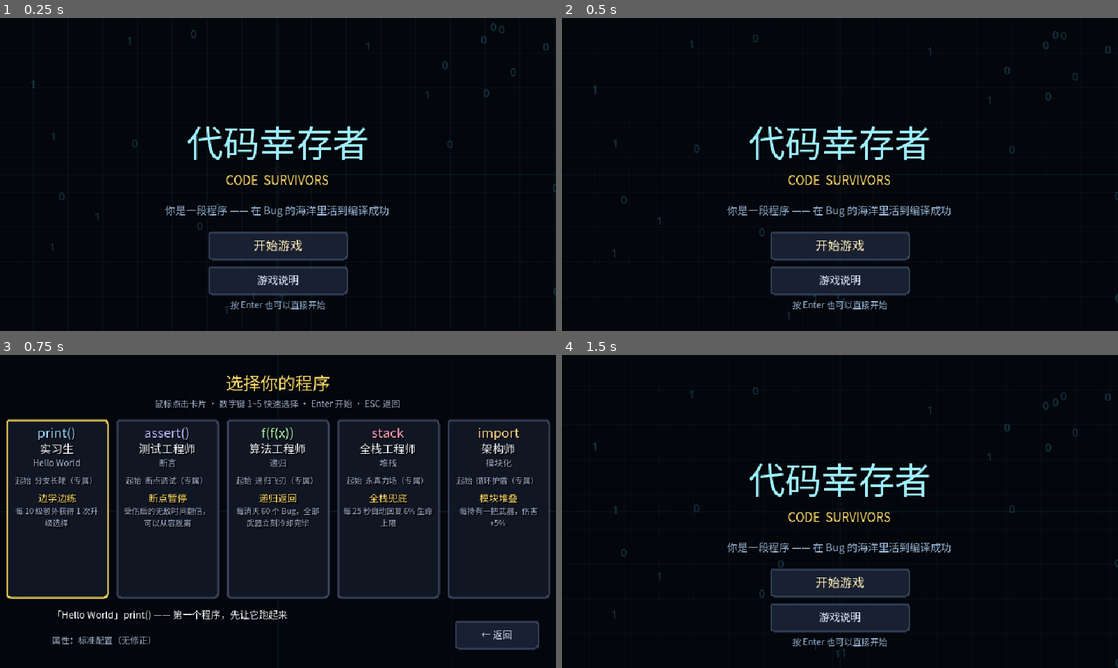
Above: before the commit, frames 1-4 (two rows, left to right).
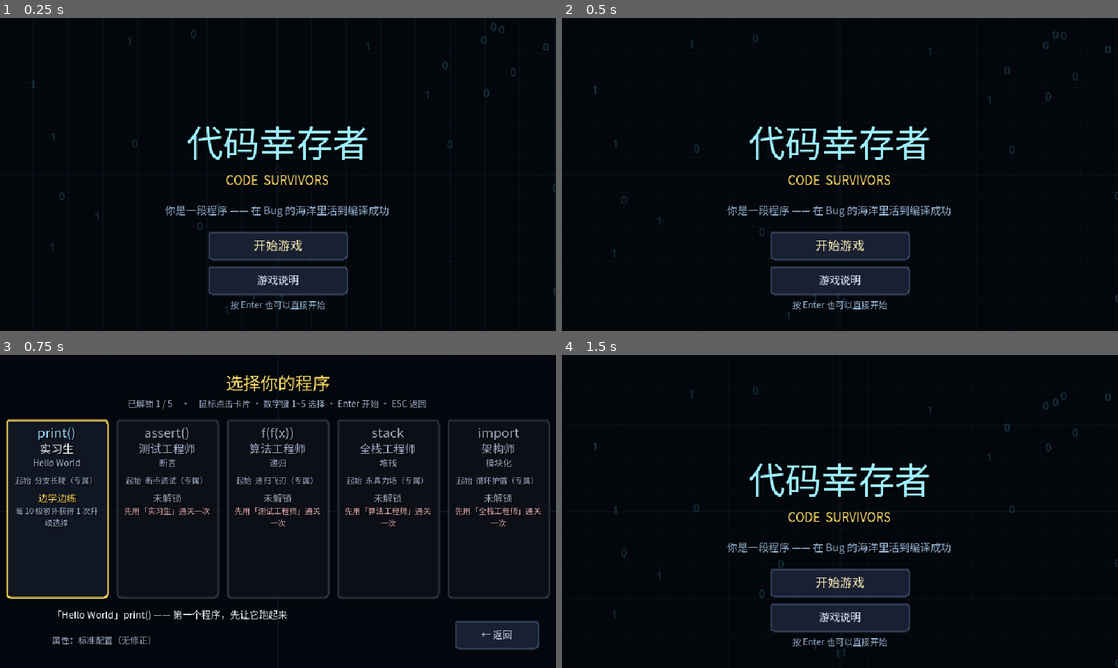
Above: after the commit, the same moments.

Repository: xy5945/CodeSurvivors
Game: Godot game, scene res://main.tscn
The game is run twice, just before and just after one commit, with the same random seed, the same clock (stepped at 60 frames per second) and the same inputs.
Inputs:
- Up to frame 1 (0.25 s): no input
- Up to frame 2 (0.5 s): no input
- Up to frame 3 (0.75 s): click "开始游戏" at 0.5 s
- Up to frame 4 (1.5 s): click "← 返回" at 1.25 s

Frames 1-2 are identical in both runs. In frame 3, 4.7% of the frame differs, in the area x 21-99%, y 14-78%; in frame 4, nothing differs.

Commit message:
角色解锁链 + 存档 + 难度系数（敌人血量 0.8~1.2）
解锁：初始只有第 1 个「实习生」，用第 n 个通关才开第 n+1 个 ——
  不是"任意角色通关开下一个"，否则一路用最简单的角色就能刷开全部，
  难度递增就没了意义。存档 core/save_data.gd（ConfigFile → user://save.cfg），
  static var 跨 reload_current_scene 存活；懒加载兜住"子节点 _ready 早于 main"。
难度：每个角色 diff 字段 0.8/0.9/1.0/1.1/1.2，**只作用于敌人血量**
  （Sim.enemy_hp = 基础 × 时间成长 × 难度，刷怪/Boss/精英分裂全走这一处）；
  不动速度/伤害/数量 —— 那几样一动，"这局难在哪"就说不清了。
选人界面：锁着的卡片压暗灰框，特性换成"未解锁"+ 解锁条件，副标题显示
  "已解锁 n/5"；点锁着的角色不给进并重申条件；打开时重画卡片（通关回来要刷新）。
结算面板：通关解锁时多一行金色"新角色解锁　XX"，面板按行数加高。
说明页：加"角色与难度"一节，写清解锁规则与各角色倍率。
测试流程（带任何 user args）解锁一律不落盘，--resulttest 的假通关不会污染真档。
CLI：--savetest（临时档自检：解锁链/持久化/难度系数/难度改血量 4 项）、
  --unlockall / --resetunlock（开发用）、--charshot[=解锁数]（选人截图）。
回归：--savetest --tunetest --resulttest --uitest --chartest --smoke=5 全绿

Diff:
--- a/core/char_defs.gd
+++ b/core/char_defs.gd
@@ -28,6 +28,12 @@
 const CRON_HEAL_FRAC := 0.06     # 每次回最大生命的百分比
 const BREAK_IFRAME_MULT := 2.0   # 无敌帧倍率
 
+## ---- 难度 ----
+## 每个角色一个难度系数，**目前只作用于敌人血量**：
+##   实习生 0.8 → 测试 0.9 → 算法 1.0（基准）→ 全栈 1.1 → 架构师 1.2
+## 越靠后的角色越强，敌人也就越硬 —— 解锁顺序和难度顺序是同一条线，
+## 玩家每往前走一步，既拿到更强的角色，也接住更硬的一局。
+## 只改血量不动速度/伤害：那两样一动，"这局难在哪"就说不清了。
 const DEFAULT_ID := "intern"
 
 const CHARACTERS: Array = [
@@ -40,6 +46,7 @@
 		"trait_desc": "每 10 级额外获得 1 次升级选择",
 		"hp_mult": 1.0, "speed_mult": 1.0, "dmg_mult": 1.0,
 		"cd_mult": 1.0, "pickup_mult": 1.0,
+		"diff": 0.8,
 		"color": Color(0.62, 0.86, 1.0),
 	},
 	{
@@ -51,6 +58,7 @@
 		"trait_desc": "受伤后的无敌时间翻倍，可以从容脱离",
 		"hp_mult": 1.05, "speed_mult": 1.08, "dmg_mult": 1.0,
 		"cd_mult": 0.94, "pickup_mult": 1.0,
+		"diff": 0.9,
 		"color": Color(0.72, 0.72, 1.0),
 	},
 	{
@@ -62,6 +70,7 @@
 		"trait_desc": "每消灭 60 个 Bug，全部武器立刻冷却完毕",
 		"hp_mult": 0.95, "speed_mult": 1.0, "dmg_mult": 1.08,
 		"cd_mult": 1.0, "pickup_mult": 1.0,
+		"diff": 1.0,
 		"color": Color(0.72, 1.0, 0.72),
 	},
 	{
@@ -73,6 +82,7 @@
 		"trait_desc": "每 25 秒自动回复 6% 生命上限",
 		"hp_mult": 1.25, "speed_mult": 0.94, "dmg_mult": 0.95,
 		"cd_mult": 1.0, "pickup_mult": 1.0,
+		"diff": 1.1,
 		"color": Color(1.0, 0.62, 0.72),
 	},
 	{
@@ -84,6 +94,7 @@
 		"trait_desc": "每持有一把武器，伤害 +5%",
 		"hp_mult": 1.0, "speed_mult": 0.96, "dmg_mult": 1.0,
 		"cd_mult": 1.0, "pickup_mult": 1.4,
+		"diff": 1.2,
 		"color": Color(1.0, 0.85, 0.55),
 	},
 ]
@@ -104,3 +115,23 @@
 static func trait_of(id: String) -> int:
 	var d := def_of(id)
 	return int(d["trait"]) if not d.is_empty() else T_LEARN
+
+
+## 角色在表里的下标（-1 = 不存在）。解锁链靠下标推进：第 n 个通关 → 开第 n+1 个。
+static func index_of(id: String) -> int:
+	for i in CHARACTERS.size():
+		if str(CHARACTERS[i]["id"]) == id:
+			return i
+	return -1
+
+
+static func def_at(i: int) -> Dictionary:
+	if i < 0 or i >= CHARACTERS.size():
+		return {}
+	return CHARACTERS[i]
+
+
+## 难度系数：敌人血量倍率。
+static func diff_of(id: String) -> float:
+	var d := def_of(id)
+	return float(d["diff"]) if not d.is_empty() else 1.0
--- /dev/null
+++ b/core/save_data.gd
@@ -0,0 +1,119 @@
+class_name SaveData
+extends RefCounted
+##
+## 存档：目前只记两件事 —— **解锁到第几个角色**、**哪些角色通关过**。
+##
+## 为什么是静态的：解锁状态要跨"重载场景"存活（暂停退出回标题、结算重开
+## 都是 reload_current_scene），而 static var 挂在类上，重载不会清掉它。
+## 挂 autoload 也能做到，但为两个整数单开一个常驻节点没必要。
+##
+## 解锁规则：一开始只有第 1 个角色可用；**用第 n 个角色通关**才开第 n+1 个。
+## 不是"通关任意角色开下一个" —— 那样一路用最简单的角色就能把全部刷开，
+## 难度递增（0.8 → 1.2）也就失去意义了。
+##
+## 存档位置：user://save.cfg（Windows 下在 %APPDATA%/Godot/app_userdata/<项目名>/）。
+## 用 ConfigFile 而不是 JSON：它是 Godot 自己的格式，读写都是两行，
+## 也不用自己处理类型（JSON 会把 int 读成 float）。
+##
+
+const FILE := "user://save.cfg"
+const SEC := "progress"
+const K_UNLOCKED := "unlocked"
+const K_CLEARED := "cleared"
+
+static var unlocked := 1                 # 已解锁的角色数（前 n 个可用）
+static var cleared: Array[String] = []   # 通关过的角色 id
+static var loaded := false
+
+## 测试用：写到别的文件去，别把玩家的真存档冲掉（--savetest 会设它）。
+static var test_path := ""
+
+
+static func path() -> String:
+	return test_path if test_path != "" else FILE
+
+
+## 读档。文件不存在（第一次玩）就保持默认值：只解锁第 1 个角色。
+## 可以重复调用 —— 每次都从盘上重读，测试里靠它验证"真的写进去了"。
+static func load_game() -> void:
+	unlocked = 1
+	cleared = []
+	var cf := ConfigFile.new()
+	if cf.load(path()) == OK:
+		unlocked = clampi(int(cf.get_value(SEC, K_UNLOCKED, 1)), 1, CharDefs.CHARACTERS.size())
+		cleared = []
+		for s in (cf.get_value(SEC, K_CLEARED, []) as Array):
+			cleared.append(str(s))
+	loaded = true
+
+
+static func save_game() -> void:
+	var cf := ConfigFile.new()
+	cf.set_value(SEC, K_UNLOCKED, unlocked)
+	cf.set_value(SEC, K_CLEARED, cleared)
+	var err := cf.save(path())
+	if err != OK:
+		push_warning("[SaveData] 存档写入失败 %d" % err)
+
+
+## 懒加载：场景里的子节点（选人界面）_ready 比 main._ready 早，
+## 那时候还没人调 load_game —— 不兜这一下，卡片会按"只解锁 1 个"画出来。
+static func _ensure() -> void:
+	if not loaded:
+		load_game()
+
+
+static func unlocked_count() -> int:
+	_ensure()
+	return clampi(unlocked, 1, CharDefs.CHARACTERS.size())
+
+
+static func is_unlocked(cid: String) -> bool:
+	_ensure()
+	var i := CharDefs.index_of(cid)
+	return i >= 0 and i < unlocked_count()
+
+
+static func has_cleared(cid: String) -> bool:
+	_ensure()
+	return cleared.has(cid)
+
+
+## 通关记账：记一笔"这个角色通关了"，并开下一个角色。
+## 返回新解锁的角色名（没有新解锁就返回空串），交给结算面板显示。
+## 同一个角色第二次通关不会重复解锁，只是清掉了"新解锁"提示。
+static func mark_cleared(cid: String) -> String:
+	if not cleared.has(cid):
+		cleared.append(cid)
+	var i := CharDefs.index_of(cid)
+	var next_i := i + 1
+	if i >= 0 and next_i < CharDefs.CHARACTERS.size() and unlocked <= next_i:
+		unlocked = next_i + 1
+		save_game()
+		return str(CharDefs.CHARACTERS[next_i]["name"])
+	save_game()
+	return ""
+
+
+## 解锁下一个角色的条件说明，给选人界面用。
+## 已经是最后一个（或已解锁）时返回空串。
+static func unlock_hint(cid: String) -> String:
+	if is_unlocked(cid):
+		return ""
+	var prev := CharDefs.def_at(CharDefs.index_of(cid) - 1)
+	if prev.is_empty():
+		return ""
+	return "先用「%s」通关一次" % str(prev["name"])
+
+
+## 清档：回到"只解锁第 1 个角色"的初始状态（--resetunlock）。
+static func reset_all() -> void:
+	unlocked = 1
+	cleared = []
+	save_game()
+
+
+## 全解锁（--unlockall，开发用：想直接看后面的角色时不用重打一遍）。
+static func unlock_all() -> void:
+	unlocked = CharDefs.CHARACTERS.size()
+	save_game()
--- a/core/sim.gd
+++ b/core/sim.gd
@@ -32,6 +32,10 @@
 var char_def: Dictionary
 var char_trait := CharDefs.T_LEARN
 var char_hp_mult := 1.0       # 角色属性修正（乘算，见 char_defs）
+# 角色难度：**只作用于敌人血量**（0.8 简单 → 1.2 困难，见 char_defs.diff）。
+# 不动敌人速度/伤害/数量 —— 那几样一动，"这一局难在哪"就说不清了，
+# 玩家也没法判断是自己变强了还是敌人变弱了。
+var difficulty := 1.0
 var char_speed_mult := 1.0
 var iframe_mult := 1.0        # 测试工程师：受击后的无敌时间倍率
 var _cron_timer := 0.0        # 全栈工程师：兜底回血计时
@@ -134,6 +138,7 @@
 	iframe_mult = CharDefs.BREAK_IFRAME_MULT if char_trait == CharDefs.T_BREAK else 1.0
 
 	char_hp_mult = float(char_def["hp_mult"])
+	difficulty = CharDefs.diff_of(char_id)
 	char_speed_mult = float(char_def["speed_mult"])
 	loadout.char_dmg_mult = float(char_def["dmg_mult"])
 	loadout.char_cd_mult = float(char_def["cd_mult"])
@@ -652,7 +657,6 @@
 	if ji < 0:
 		return
 	var t := time
-	var growth := 1.0 + t * GameConfig.ENEMY_HP_GROWTH
 	var n := 0
 	for k in GameConfig.BOSS_SUMMON_N:
 		if enemies.count >= enemies.capacity():
@@ -663,7 +667,7 @@
 		if enemies.spawn(
 				enemies.px[boss_idx] + cos(ang) * dist,
 				enemies.py[boss_idx] + sin(ang) * dist,
-				d.hp * growth, d.speed, d.radius, ji):
+				enemy_hp(d.hp, t), d.speed, d.radius, ji):
 			n += 1
 	boss_summons += 1
 	_note_enemy_type(ji)
@@ -728,16 +732,22 @@
 ## 为什么要有这个：精英的血量提高之后（150 → 350），玩家很自然会
 ## "贴上去磨死它"。一个会分裂的精英改变了这个决定 —— 磨它的时间越长，
 ## 分裂的怪越快把你围住。它把"打精英"从纯 DPS 检查变成"什么时候去收"的取舍。
+## 敌人血量的唯一算法：基础 × 时间成长 × 角色难度。
+## 刷怪、Boss 召唤、精英分裂全都走它 —— 分散写的话难度系数迟早漏一处，
+## 表现为"某个角色打着打着突然变简单"，而且极难复现。
+func enemy_hp(base: float, t: float = -1.0) -> float:
+	return base * (1.0 + (time if t < 0.0 else t) * GameConfig.ENEMY_HP_GROWTH) * difficulty
+
+
 func _split_elite(x: float, y: float) -> void:
 	var bi := EnemyDB.BASIC_IDX
 	var d: Dictionary = EnemyDB.DEFS[bi]
-	var growth := 1.0 + time * GameConfig.ENEMY_HP_GROWTH
 	for k in GameConfig.ELITE_SPLIT_N:
 		if enemies.count >= enemies.capacity():
 			break
 		var ang := TAU * float(k) / float(GameConfig.ELITE_SPLIT_N) + randf()
 		enemies.spawn(x + cos(ang) * 16.0, y + sin(ang) * 16.0,
-			d.hp * growth, d.speed, d.radius, bi)
+			enemy_hp(d.hp), d.speed, d.radius, bi)
 	elite_splits += 1
 	_note_enemy_type(bi)
 
--- a/main.gd
+++ b/main.gd
@@ -48,9 +48,21 @@
 var _was_boss := false
 # 一局结束（死亡/通关）到弹结算之间的倒计时；<0 表示还没结束
 var _end_delay := -1.0
+# 通关解锁：一局只记一次（_update_end 每帧都会被调，不能重复记账）
+var _unlock_recorded := false
+var _unlock_msg := ""
+# 带命令行参数启动的都是测试/截图，不该把解锁进度写进玩家真档
+# （--resulttest 会造一个假的通关，不拦住它就会白白解锁一个角色）
+var _no_save := false
 
 
 func _ready() -> void:
+	# 读存档：解锁到第几个角色。必须在最前面 —— 选人界面和结算都依赖它，
+	# 而它是 static 的，重载场景（重开 / 退出回标题）不会自己重置。
+	SaveData.load_game()
+	# 只要带了参数就是测试/截图流程，解锁一律不落盘
+	_no_save = not OS.get_cmdline_user_args().is_empty()
+
 	if OS.get_cmdline_user_args().has("--bench"):
 		set_process(false)      # quit() 不会立刻生效，否则 _process 会跑几帧空指针
 		Bench.run()
@@ -224,7 +236,29 @@
 					knowledge.push(id)
 			knowledge.push("gem")
 			knowledge.push("whip")
-			result.open(sim, knowledge.unlocked_count(), KnowledgeDB.total())
+			result.open(sim, knowledge.unlocked_count(), KnowledgeDB.total(),
+				"测试工程师" if win else "")
+			await RenderingServer.frame_post_draw
+			await RenderingServer.frame_post_draw
+			_save_shot()
+			get_tree().quit()
+			return
+
+	# --charshot[=解锁数]：选人界面截图。默认解锁 1 个，=3 就能看到
+	# 2 张锁着的卡片（灰底 + 未解锁 + 解锁条件）长什么样
+	for a in OS.get_cmdline_user_args():
+		if a.begins_with("--charshot"):
+			_set_gameplay_ui(false)
+			var n := int(a.split("=")[-1]) if "=" in a else 1
+			n = clampi(n, 1, CharDefs.CHARACTERS.size())
+			SaveData.loaded = false
+			SaveData.test_path = "user://_shot_save.cfg"
+			SaveData.reset_all()
+			for i in n - 1:
+				SaveData.mark_cleared(str(CharDefs.CHARACTERS[i]["id"]))
+			char_select.open()
+			SaveData.test_path = ""
+			SaveData.loaded = false
 			await RenderingServer.frame_post_draw
 			await RenderingServer.frame_post_draw
 			_save_shot()
@@ -305,6 +339,27 @@
 	if OS.get_cmdline_user_args().has("--wpn6test"):
 		set_process(false)
 		Bench.run_wpn6()
+		get_tree().quit()
+		return
+
+	# --savetest：角色解锁链 + 难度系数自检（用临时存档，不碰玩家真档）
+	if OS.get_cmdline_user_args().has("--savetest"):
+		set_process(false)
+		Bench.run_save()
+		get_tree().quit()
+		return
+
+	# --unlockall / --resetunlock：开发用。想直接看后面的角色时不用重打一遍。
+	if OS.get_cmdline_user_args().has("--unlockall"):
+		SaveData.load_game()
+		SaveData.unlock_all()
+		print("[SaveData] 已全解锁 %d/%d 个角色" % [SaveData.unlocked_count(), CharDefs.CHARACTERS.size()])
+		get_tree().quit()
+		return
+	if OS.get_cmdline_user_args().has("--resetunlock"):
+		SaveData.load_game()
+		SaveData.reset_all()
+		print("[SaveData] 已清档，回到只解锁第 1 个角色")
 		get_tree().quit()
 		return
 
@@ -792,7 +847,12 @@
 		return
 	_end_delay -= delta
 	if _end_delay <= 0.0:
-		result.open(sim, knowledge.unlocked_count(), KnowledgeDB.total())
+		# 通关才记账：用第 n 个角色赢了，才开第 n+1 个。
+		# 记在开面板之前 —— 面板上要直接写"解锁了谁"。
+		if sim.victory and not _unlock_recorded and not _no_save:
+			_unlock_recorded = true
+			_unlock_msg = SaveData.mark_cleared(sim.char_id)
+		result.open(sim, knowledge.unlocked_count(), KnowledgeDB.total(), _unlock_msg)
 
 
 ## 重开：直接重载场景。手动 reset 要清七八个对象池 + 空间网格 + 所有渲染器
--- a/systems/spawn_system.gd
+++ b/systems/spawn_system.gd
@@ -90,10 +90,11 @@
 	var dist: float = d_min + randf() * (d_max - d_min)
 	var x: float = sim.player_x + cos(ang) * dist
 	var y: float = sim.player_y + sin(ang) * dist
+	# 速度随机化跟难度无关：难度只改血量，改速度会让"这局难在哪"变得说不清。
 	var spd: float = d.speed * (0.85 + randf() * 0.3)
-	# 血量随存活时长成长（原 ENEMY_HP_GROWTH 曲线对每个类型同样生效）。
-	# Boss 例外：fixed_hp > 0 时用固定值。
-	var hp: float = fixed_hp if fixed_hp > 0.0 else d.hp * (1.0 + t * GameConfig.ENEMY_HP_GROWTH)
+	# 普通怪：基础血量 × 时间成长 × 角色难度（0.8~1.2）。
+	# Boss：血量固定、不吃时间成长（它是设计好的一场决战），但难度照样要乘。
+	var hp: float = (fixed_hp * sim.difficulty) if fixed_hp > 0.0 else sim.enemy_hp(d.hp, t)
 
 	if e.spawn(x, y, hp, spd, d.radius, type_i):
 		sim._note_enemy_type(type_i)
--- a/tools/bench.gd
+++ b/tools/bench.gd
@@ -924,6 +924,109 @@
 	_t_char_learn()
 	_t_char_exclusive()
 	print("")
+
+
+## 角色解锁 + 难度自检。运行：godot --headless --path . -- --savetest
+## 全程写临时存档（SaveData.test_path），不碰玩家的真档，跑完删掉。
+static func run_save() -> void:
+	print("")
+	print("=== 角色解锁 · 难度 · 存档 ===")
+	print("存档写到临时文件，跑完删除 —— 玩家的真档不会被测试冲掉")
+	print("")
+	SaveData.test_path = "user://_save_test.cfg"
+	SaveData.loaded = false
+	SaveData.reset_all()
+	_t_save_chain()
+	_t_save_persist()
+	_t_save_diff()
+	_t_save_hp()
+	# 收尾：删掉临时档，并把状态还原成"读真档"（免得后面的流程用脏数据）
+	DirAccess.remove_absolute(ProjectSettings.globalize_path(SaveData.test_path))
+	SaveData.test_path = ""
+	SaveData.loaded = false
+	print("")
+
+
+## 1 解锁链：第 n 个通关 → 开第 n+1 个；最后一个通关不再新增
+static func _t_save_chain() -> void:
+	SaveData.loaded = false
+	SaveData.reset_all()
+	var chain_ok := true
+	var names: Array[String] = []
+	names.append("（初始：只有实习生）")
+	var first_ok: bool = (SaveData.unlocked_count() == 1
+		and SaveData.is_unlocked("intern") and not SaveData.is_unlocked("qa"))
+	for i in CharDefs.CHARACTERS.size() - 1:
+		var cid := str(CharDefs.CHARACTERS[i]["id"])
+		var got := SaveData.mark_cleared(cid)
+		var want := str(CharDefs.CHARACTERS[i + 1]["name"])
+		if got != want or SaveData.unlocked_count() != i + 2:
+			chain_ok = false
+		names.append(got)
+	# 最后一个通关：没有下一个可开
+	var last := SaveData.mark_cleared(str(CharDefs.CHARACTERS[-1]["id"]))
+	var last_ok: bool = (last == "" and SaveData.unlocked_count() == CharDefs.CHARACTERS.size())
+	print("  1 解锁链 · %s" % " → ".join(PackedStringArray(names)))
+	print("            初始只开实习生=%s · 最后一个通关无新增=%s · %s" % [
+		"是" if first_ok else "否", "是" if last_ok else "否",
+		_ok(first_ok and chain_ok and last_ok)])
+
+
+## 2 持久化：写盘后从盘上重读，解锁数必须一致（真的落到文件里，不是只在内存）
+static func _t_save_persist() -> void:
+	SaveData.loaded = false
+	SaveData.reset_all()
+	SaveData.mark_cleared("intern")
+	var before := SaveData.unlocked_count()
+	SaveData.load_game()          # 重新从盘上读
+	var after := SaveData.unlocked_count()
+	var cleared_ok := SaveData.has_cleared("intern")
+	SaveData.reset_all()
+	SaveData.load_game()
+	var reset_ok: bool = SaveData.unlocked_count() == 1
+	print("  2 持久化 · 通关实习生后 %d → 重读存档 %d · 清档回到 %d · %s" % [
+		before, after, SaveData.unlocked_count(),
+		_ok(before == 2 and after == 2 and cleared_ok and reset_ok)])
+
+
+## 3 难度系数：0.8 / 0.9 / 1.0 / 1.1 / 1.2（只影响敌人血量）
+static func _t_save_diff() -> void:
+	var want := [0.8, 0.9, 1.0, 1.1, 1.2]
+	var got: Array[float] = []
+	for c in CharDefs.CHARACTERS:
+		got.append(CharDefs.diff_of(str(c["id"])))
+	var ok := true
+	for i in want.size():
+		if i >= got.size() or absf(got[i] - want[i]) > 0.0001:
+			ok = false
+	print("  3 难度系数 · %s · %s" % [
+		" → ".join(PackedStringArray(got.map(func(v: float) -> String: return "×%.1f" % v))),
+		_ok(ok)])
+
+
+## 4 难度真的作用在血量上：同一时刻、同一类型，血量 = 基础 × 成长 × 难度
+##   （速度不乘难度 —— 只改血量是刻意的，见 char_defs 的注释）
+static func _t_save_hp() -> void:
+	var t := 120.0
+	var base := 22.0     # 垃圾文件
+	var grow: float = 1.0 + t * GameConfig.ENEMY_HP_GROWTH
+	var ti := EnemyDB.idx_of("junk_file")
+	var hps: Array[float] = []
+	var ok := true
+	for c in CharDefs.CHARACTERS:
+		var sim := Sim.new()
+		sim.setup(str(c["id"]))
+		sim.spawn_enabled = false
+		sim.enemies.clear()
+		# 固定半径/距离，速度还有 ±15% 随机，所以速度只比较"量级"
+		sim.spawn._spawn_one(sim, t, 200.0, 200.0, ti, true)
+		hps.append(sim.enemies.hp[0])
+		var want_hp: float = base * grow * CharDefs.diff_of(str(c["id"]))
+		if absf(sim.enemies.hp[0] - want_hp) > 0.01:
+			ok = false
+	print("  4 难度改血量 · 2 分钟垃圾文件 hp：%s" %
+		" / ".join(PackedStringArray(hps.map(func(v: float) -> String: return "%.1f" % v))))
+	print("            期望 = 22 × %.2f × 难度 · %s" % [grow, _ok(ok)])
 
 
 static func _ok(b: bool) -> String:
--- a/ui/char_select_ui.gd
+++ b/ui/char_select_ui.gd
@@ -12,6 +12,10 @@
 ## 信息分两层：卡片上只放"选它要什么代价、得什么好处"，
 ## 下方的详情条再展开这个编程概念的中文解释。
 ## 全塞进 118px 宽的卡片里会挤成一团，等于没写。
+##
+## 解锁：一开始只有第 1 个角色可用，后面每个都要**用前一个角色通关**才开
+## （见 core/save_data.gd）。锁着的卡片照样摆出来 —— 玩家得看得见"下一个是
+## 谁、怎么得到"，才有动力去打。锁着的点了不给进，详情条上直接写条件。
 ##
 
 signal selected(char_id: String)
@@ -28,6 +32,11 @@
 const C_NAME := Color(0.96, 0.98, 1.0, 1.0)
 const C_DIM := Color(0.64, 0.70, 0.82, 1.0)
 const C_TRAIT := Color(1.0, 0.86, 0.40, 1.0)
+# 锁着的卡片：整张压暗，边框换成灰蓝，和"可点"的一眼分得开
+const BG_LOCK := Color(0.05, 0.06, 0.09, 0.97)
+const BORDER_LOCK := Color(0.18, 0.20, 0.26, 1.0)
+const C_LOCK := Color(0.62, 0.66, 0.74, 1.0)
+const C_LOCK_TIP := Color(0.90, 0.70, 0.72, 1.0)
 
 # 记住上一次的选择：换角色重开时默认停在上一个角色上，不用重新找
 static var last_id := CharDefs.DEFAULT_ID
@@ -35,6 +44,7 @@
 var _panels: Array[Panel] = []
 var _detail: Label
 var _attr: Label
+var _sub: Label
 var _sel := 0
 var _is_open := false
 
@@ -54,11 +64,29 @@
 	if last != "":
 		last_id = last
 	_sel = _index_of(last_id)
+	# 存档里没解锁的角色不能当默认项（清档后 last_id 可能还停在架构师上）
+	if not _is_unlocked(_sel):
+		_sel = 0
+	# 卡片内容是 _ready 时按当时的解锁状态画的；一局打完解锁了新角色，
+	# 回标题再进选人必须重画，否则新角色还是灰的。
+	_rebuild_cards()
 	_refresh()
 	show()
 	_is_open = true
 	Input.set_mouse_mode(Input.MOUSE_MODE_VISIBLE)
 	get_tree().paused = true
+
+
+## 清空卡片内容重画。解锁状态在两次打开之间可能已经变了（打完一局通关）。
+func _rebuild_cards() -> void:
+	for i in _panels.size():
+		for c in _panels[i].get_children():
+			c.free()
+		_fill_card(_panels[i], CharDefs.CHARACTERS[i], i)
+
+
+func _is_unlocked(i: int) -> bool:
+	return SaveData.is_unlocked(str(CharDefs.CHARACTERS[i]["id"]))
 
 
 func _index_of(id: String) -> int:
@@ -86,7 +114,8 @@
 	title.size = Vector2(640.0, 28.0)
 	root.add_child(title)
 
-	var sub := Label.new()
+	_sub = Label.new()
+	var sub := _sub
 	sub.text = "鼠标点击卡片 · 数字键 1~5 快速选择 · Enter 开始 · ESC 返回"
 	UiFont.apply(sub, 10, C_DIM)
 	sub.horizontal_alignment = HORIZONTAL_ALIGNMENT_CENTER
@@ -104,7 +133,7 @@
 		p.mouse_filter = Control.MOUSE_FILTER_STOP
 		root.add_child(p)
 		_panels.append(p)
-		_fill_card(p, CharDefs.CHARACTERS[i])
+		_fill_card(p, CharDefs.CHARACTERS[i], i)
 		var idx := i
 		p.mouse_entered.connect(func() -> void: _set_sel(idx))
 		p.gui_input.connect(func(ev: InputEvent) -> void:
@@ -133,7 +162,11 @@
 	root.add_child(back)
 
 
-func _fill_card(p: Panel, d: Dictionary) -> void:
+func _fill_card(p: Panel, d: Dictionary, idx: int) -> void:
+	var locked := not _is_unlocked(idx)
+	var name_col := C_DIM if locked else C_NAME
+	var code_col: Color = C_LOCK if locked else d["color"]
+	var trait_col := C_LOCK if locked else C_TRAIT
 	var v := VBoxContainer.new()
 	v.set_anchors_preset(Control.PRESET_FULL_RECT)
 	v.add_theme_constant_override("separation", 3)
@@ -154,13 +187,13 @@
 
 	var code := Label.new()
 	code.text = str(d["code"])
-	UiFont.apply(code, 15, d["color"])
+	UiFont.apply(code, 15, code_col)
 	code.horizontal_alignment = HORIZONTAL_ALIGNMENT_CENTER
 	col.add_child(code)
 
 	var nm := Label.new()
 	nm.text = str(d["name"])
-	UiFont.apply(nm, 13, C_NAME)
+	UiFont.apply(nm, 13, name_col)
 	nm.horizontal_alignment = HORIZONTAL_ALIGNMENT_CENTER
 	col.add_child(nm)
 
@@ -190,14 +223,15 @@
 	col.add_child(sp2)
 
 	var tn := Label.new()
-	tn.text = str(d["trait_name"])
-	UiFont.apply(tn, 11, C_TRAIT)
+	# 锁着的角色不剧透特性：先给解锁条件，拿到了再看它好在哪
+	tn.text = "未解锁" if locked else str(d["trait_name"])
+	UiFont.apply(tn, 11, trait_col)
 	tn.horizontal_alignment = HORIZONTAL_ALIGNMENT_CENTER
 	col.add_child(tn)
 
 	var td := Label.new()
-	td.text = str(d["trait_desc"])
-	UiFont.apply(td, 9, C_DIM)
+	td.text = SaveData.unlock_hint(str(d["id"])) if locked else str(d["trait_desc"])
+	UiFont.apply(td, 9, C_LOCK_TIP if locked else C_DIM)
 	td.autowrap_mode = TextServer.AUTOWRAP_WORD_SMART
 	td.horizontal_alignment = HORIZONTAL_ALIGNMENT_CENTER
 	td.custom_minimum_size = Vector2(0.0, 50.0)
@@ -214,15 +248,22 @@
 func _refresh() -> void:
 	for i in _panels.size():
 		var sb := StyleBoxFlat.new()
-		sb.bg_color = BG
-		sb.border_color = BORDER_SEL if i == _sel else BORDER
+		var lock := not _is_unlocked(i)
+		sb.bg_color = BG_LOCK if lock else BG
+		sb.border_color = BORDER_SEL if i == _sel else (BORDER_LOCK if lock else BORDER)
 		sb.set_border_width_all(2)
 		sb.set_corner_radius_all(4)
 		_panels[i].add_theme_stylebox_override("panel", sb)
 
 	var d: Dictionary = CharDefs.CHARACTERS[_sel]
-	_detail.text = "「%s」%s —— %s" % [d["term"], d["code"], d["plain"]]
-	_attr.text = _attr_text(d)
+	if _is_unlocked(_sel):
+		_detail.text = "「%s」%s —— %s" % [d["term"], d["code"], d["plain"]]
+		_attr.text = _attr_text(d)
+	else:
+		_detail.text = "「%s」还没解锁 —— %s" % [d["name"], SaveData.unlock_hint(str(d["id"]))]
+		_attr.text = "难度 ×%s（敌人血量）" % _fmt_diff(float(d["diff"]))
+	_sub.text = "已解锁 %d / %d　·　鼠标点击卡片 · 数字键 1~%d 选择 · Enter 开始 · ESC 返回" % [
+		SaveData.unlocked_count(), CharDefs.CHARACTERS.size(), CharDefs.CHARACTERS.size()]
 
 
 ## 只列和基准不一样的项。全列一遍的话 5 个角色看起来都差不多，
@@ -244,12 +285,21 @@
 	return "属性  " + "  ".join(PackedStringArray(parts))
 
 
+func _fmt_diff(v: float) -> String:
+	return ("%.1f" % v)
+
+
 func _fmt(v: float) -> String:
 	return ("%.2f" % v).trim_suffix("0").trim_suffix("0")
 
 
 func _confirm() -> void:
 	if not _is_open:
+		return
+	if not _is_unlocked(_sel):
+		# 不给进，但要把"怎么解锁"再明确一次 —— 点了没反应是最糟的反馈
+		var d: Dictionary = CharDefs.CHARACTERS[_sel]
+		_detail.text = "「%s」还没解锁 —— %s" % [d["name"], SaveData.unlock_hint(str(d["id"]))]
 		return
 	last_id = str(CharDefs.CHARACTERS[_sel]["id"])
 	_is_open = false
--- a/ui/help_ui.gd
+++ b/ui/help_ui.gd
@@ -194,6 +194,10 @@
 
 	_add_head("操作")
 	_add_para("WASD 移动　·　鼠标点击升级卡　·　Tab 查看已解锁的知识卡　·　ESC 暂停")
+
+	_add_head("角色与难度")
+	_add_para("一开始只有「实习生」可以用。用他通关一次（撑满 18 分钟、看到 BUILD SUCCESSFUL），才会解锁下一个角色 —— 每个新角色都得靠前一个通关换来。")
+	_add_para("越靠后的角色，敌人的血量越厚：实习生 ×0.8 → 测试工程师 ×0.9 → 算法工程师 ×1.0 → 全栈工程师 ×1.1 → 架构师 ×1.2。解锁进度会自动保存。")
 
 	_add_head("知识卡")
 	_add_para("每把武器、每个 Bug 都对应一个真实的编程概念。第一次遇到时会弹出知识卡，讲它是什么、代码里怎么用。Tab 可以随时翻看已经解锁的。")
--- a/ui/result_ui.gd
+++ b/ui/result_ui.gd
@@ -35,11 +35,15 @@
 const C_KEY := Color(0.58, 0.70, 0.82, 0.95)
 const C_VAL := Color(0.96, 0.98, 1.0, 0.98)
 const C_SUB := Color(0.62, 0.74, 0.86, 0.9)
+const C_UNLOCK := Color(1.0, 0.86, 0.40, 1.0)
+# 解锁提示这一行的高度（字号 12 + 行距），面板要按它加高
+const UNLOCK_LINE_H := 20.0
 
 var _dim: ColorRect
 var _panel: Panel
 var _title: Label
 var _sub: Label
+var _unlock: Label
 var _rows: VBoxContainer
 var _build: Label
 var _open := false
@@ -59,14 +63,18 @@
 
 ## 打开结算。win 由 sim.victory 决定，unlocked/total 由知识卡系统给
 ## （一局解锁了几张卡是这个面板最值得炫耀的数字）。
-func open(sim: Sim, unlocked: int, total: int) -> void:
+## unlock_msg：这一局通关解锁的新角色名，空串表示没解锁（死亡或已解锁过）。
+func open(sim: Sim, unlocked: int, total: int, unlock_msg := "") -> void:
 	var win := sim.victory
 	_title.text = "BUILD SUCCESSFUL" if win else "FATAL ERROR"
 	_title.add_theme_color_override("font_color", C_WIN if win else C_LOSE)
 	_sub.text = "编译成功，程序全部跑通，可以交付了" if win else "程序已崩溃 · 进程被系统终止"
+	# 解锁提示单独占一行：它是"这一局最大的收获"，混在副标题里会被一眼略过。
+	_unlock.text = ("新角色解锁　" + unlock_msg) if unlock_msg != "" else ""
+	_unlock.visible = unlock_msg != ""
 	_fill_rows(sim, unlocked, total)
 	_build.text = _build_text(sim)
-	_fit_build(_build.text)
+	_fit_build(_build.text, 1 if unlock_msg != "" else 0)
 
 	_dim.visible = true
 	_open = true
@@ -90,7 +98,9 @@
 ## Build 那一行最多 11 项（6 武器 + 5 被动），424px 宽放不下，一定会换行。
 ## 但 VBox 里的 autowrap Label 只按"一行"要高度，多出来的行会被裁掉 ——
 ## 所以这里量出实际行数，手动撑高 Label，面板高度也跟着长（并重新居中）。
-func _fit_build(text: String) -> void:
+## extra_lines：解锁提示占的额外行数。面板是按内容量出来的高度，
+## 多出一行就得显式加高，否则解锁提示会把 Build 那行顶出面板。
+func _fit_build(text: String, extra_lines: int = 0) -> void:
 	var f := _build.get_theme_font("font")
 	var fs := _build.get_theme_font_size("font_size")
 	if f == null:
@@ -101,7 +111,7 @@
 	var lh: float = f.get_height(fs)
 	_build.custom_minimum_size = Vector2(0.0, lh * float(n) + 2.0)
 
-	var h: float = minf(PANEL_H + lh * float(n - 1), PANEL_MAX_H)
+	var h: float = minf(PANEL_H + lh * float(n - 1) + UNLOCK_LINE_H * float(extra_lines), PANEL_MAX_H)
 	_panel.size = Vector2(PANEL_W, h)
 	_panel.position = Vector2((640.0 - PANEL_W) * 0.5, (360.0 - h) * 0.5)
 
@@ -181,6 +191,13 @@
 	_sub.horizontal_alignment = HORIZONTAL_ALIGNMENT_CENTER
 	col.add_child(_sub)
 
+	_unlock = Label.new()
+	UiFont.apply(_unlock, 12, C_UNLOCK)
+	_unlock.horizontal_alignment = HORIZONTAL_ALIGNMENT_CENTER
+	_unlock.visible = false
+	_unlock.custom_minimum_size = Vector2(0.0, UNLOCK_LINE_H)
+	col.add_child(_unlock)
+
 	col.add_child(_spacer(8))
 
 	_rows = VBoxContainer.new()
Not shown, added: core/save_data.gd.uid
